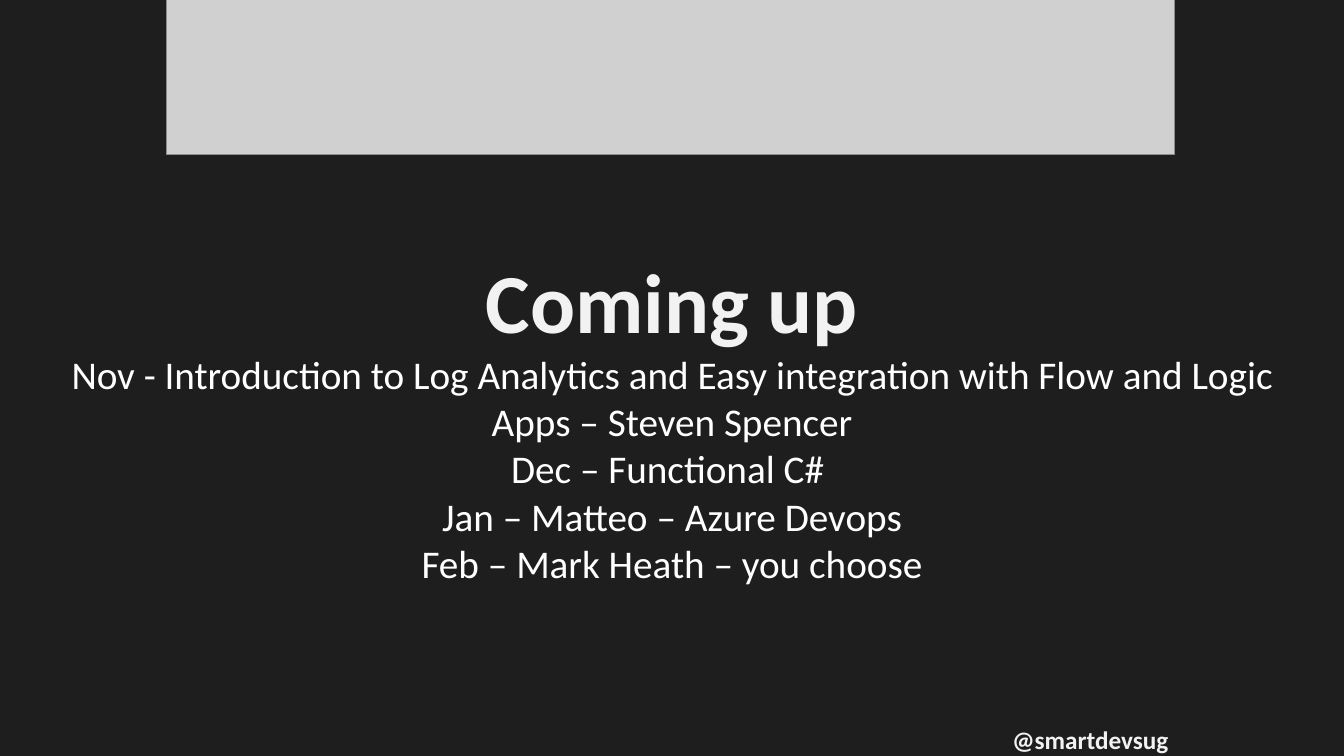
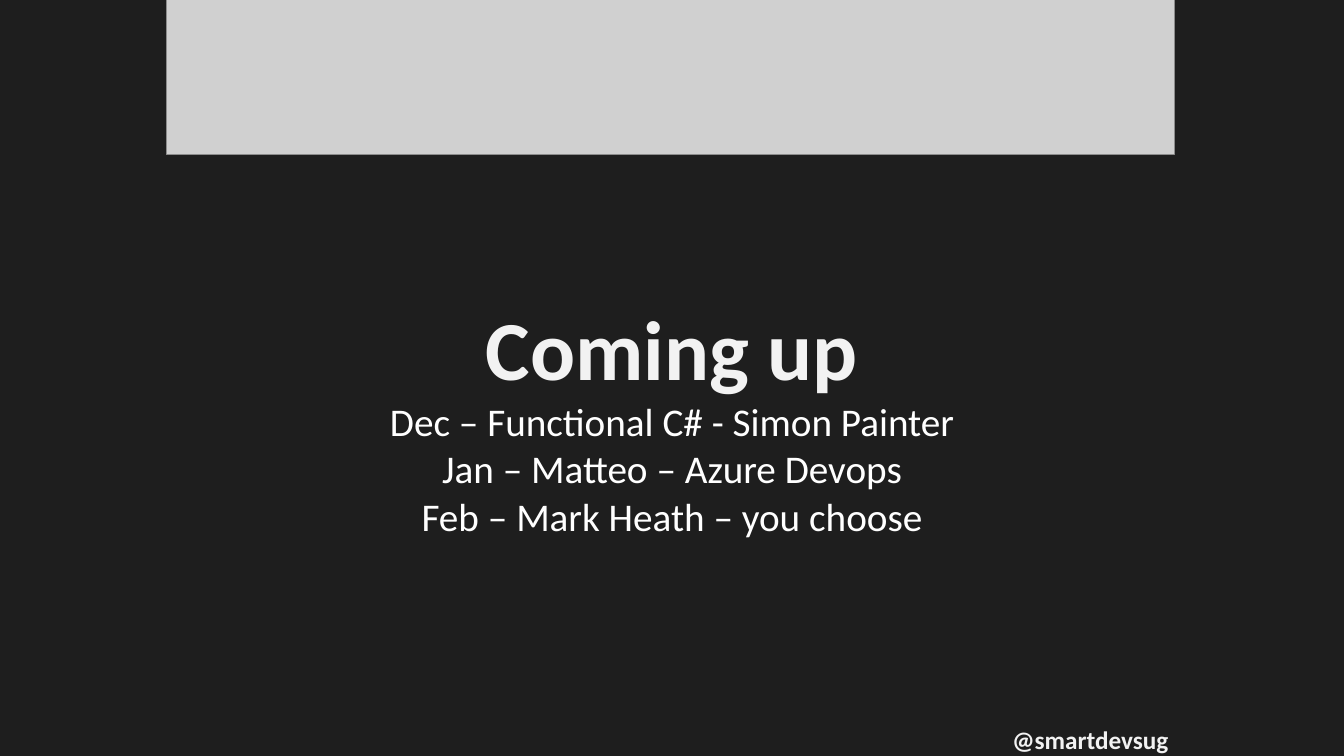
Before and after one commit to rippo/smartdevs, a slide deck: slide 5 of WelcomePresentation-SmartDevs.pptx. Drawn at 1344x756 pixels with LibreOffice and Linux fonts; fonts in the diff are those of the drawing; grey boxes stand for pictures. Boxes give left, top, right and bottom in pixels: in the first picture for what was removed or moved away, otherwise in the second. Text is boxed around its words. In the diff, an @@ line names an element or a change of style, - is before the commit and + after.

```diff
--- a/WelcomePresentation-SmartDevs.pptx
+++ b/WelcomePresentation-SmartDevs.pptx
@@ text at (x1=390, y1=408, x2=954, y2=437): text changed @@
-Nov - Introduction to Log Analytics and Easy integration with Flow and Logic Apps – Steven Spencer
-Dec – Functional C#
+Dec – Functional C# - Simon Painter
```
Also in this commit, not shown: 1 other slide changed, 1 other file.
